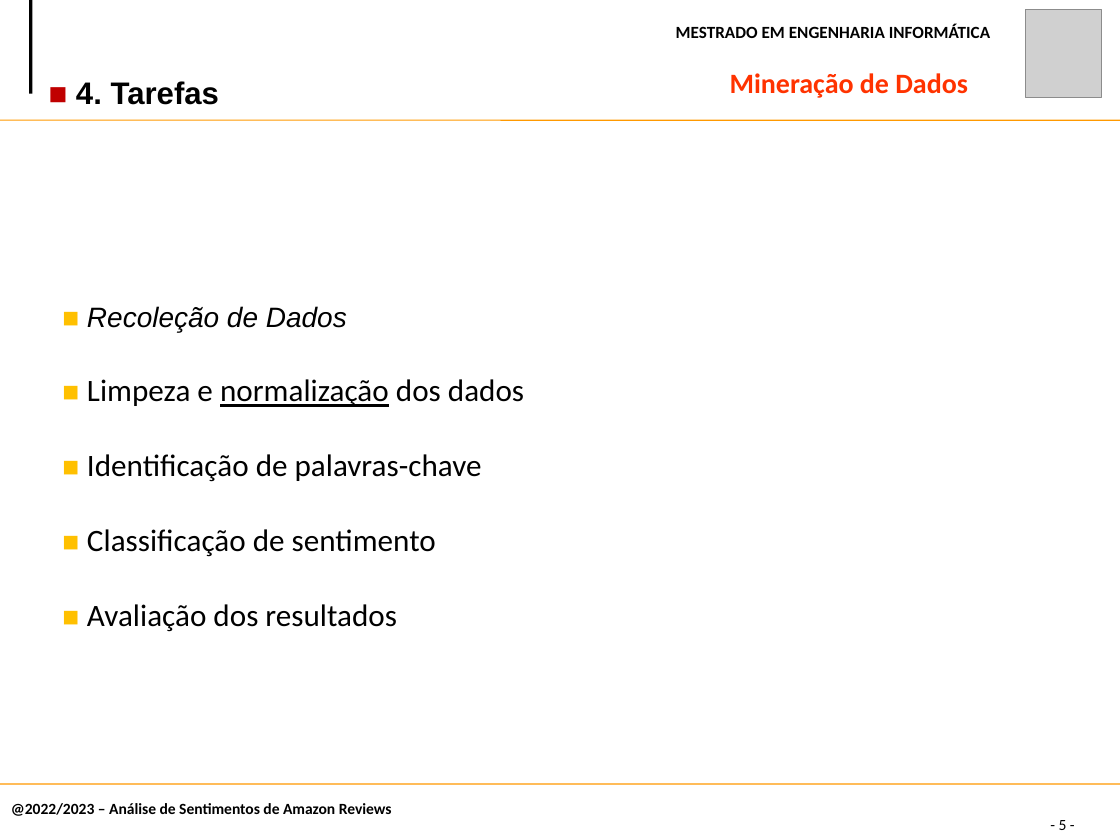
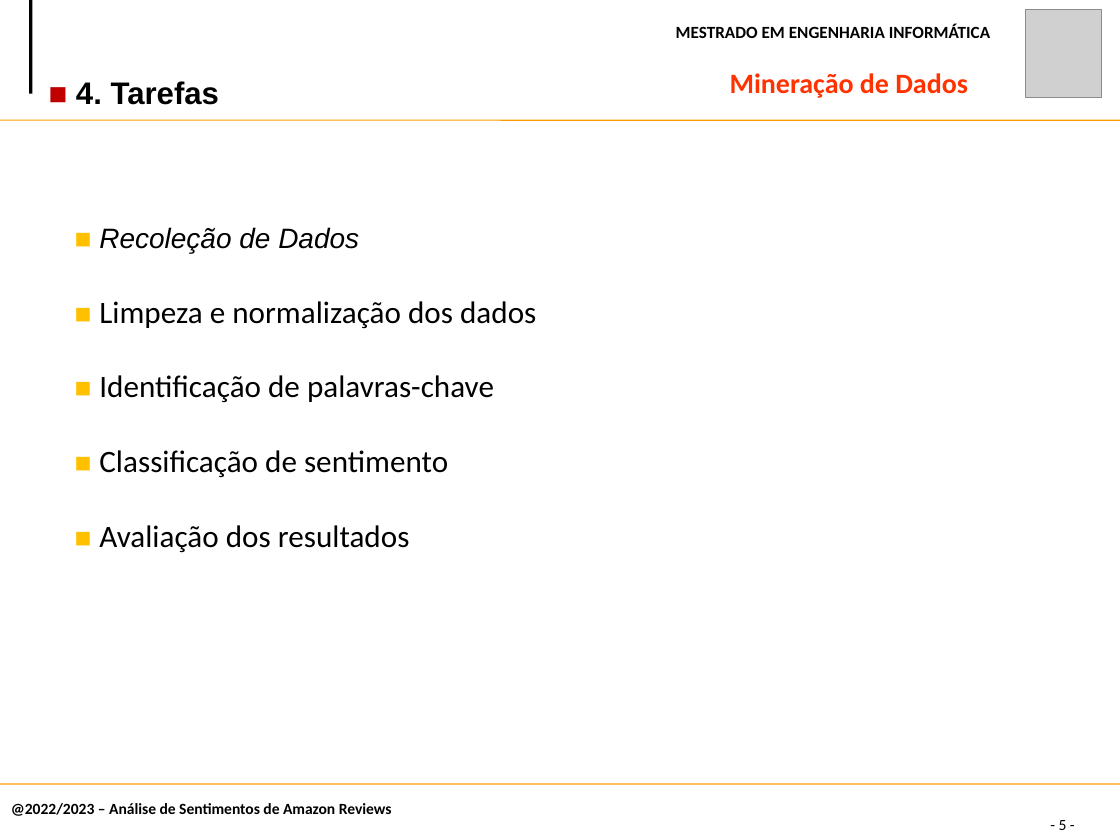
Before and after one commit to claudiadmr/MD-Projeto, a slide deck: slide 5 of Fase1/MD.pptx. Drawn at 1120x840 pixels with LibreOffice and Linux fonts; fonts in the diff are those of the drawing; grey boxes stand for pictures. Boxes give left, top, right and bottom in pixels: in the first picture for what was removed or moved away, otherwise in the second. Text is boxed around its words. In the diff, an @@ line names an element or a change of style, - is before the commit and + after.

```diff
--- a/Fase1/MD.pptx
+++ b/Fase1/MD.pptx
@@ text "■ Recoleção de Dados": place and size @@
-text "■ Recoleção de Dados" at bbox=[87, 306, 524, 632]
+text "■ Recoleção de Dados" at bbox=[99, 227, 536, 553]
@@ text at bbox=[99, 301, 536, 329]: underline off in "normalização" @@
```
Also in this commit, not shown: 3 other slides changed.
